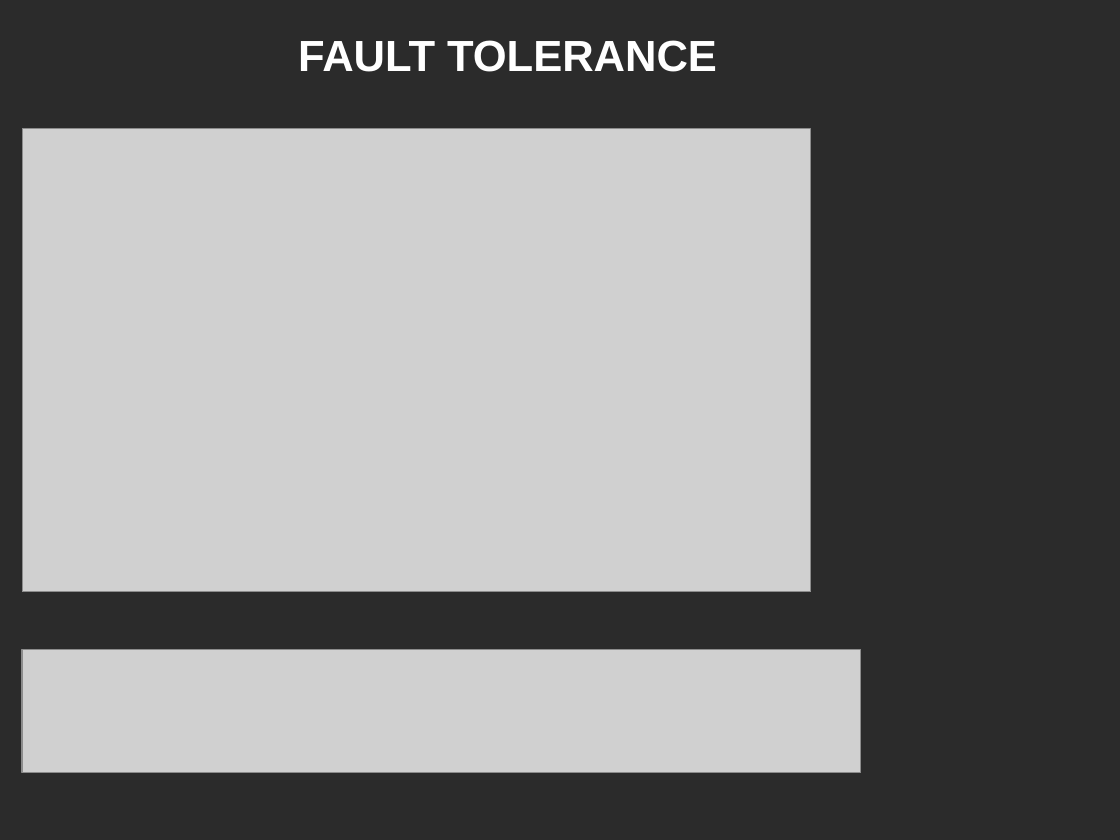
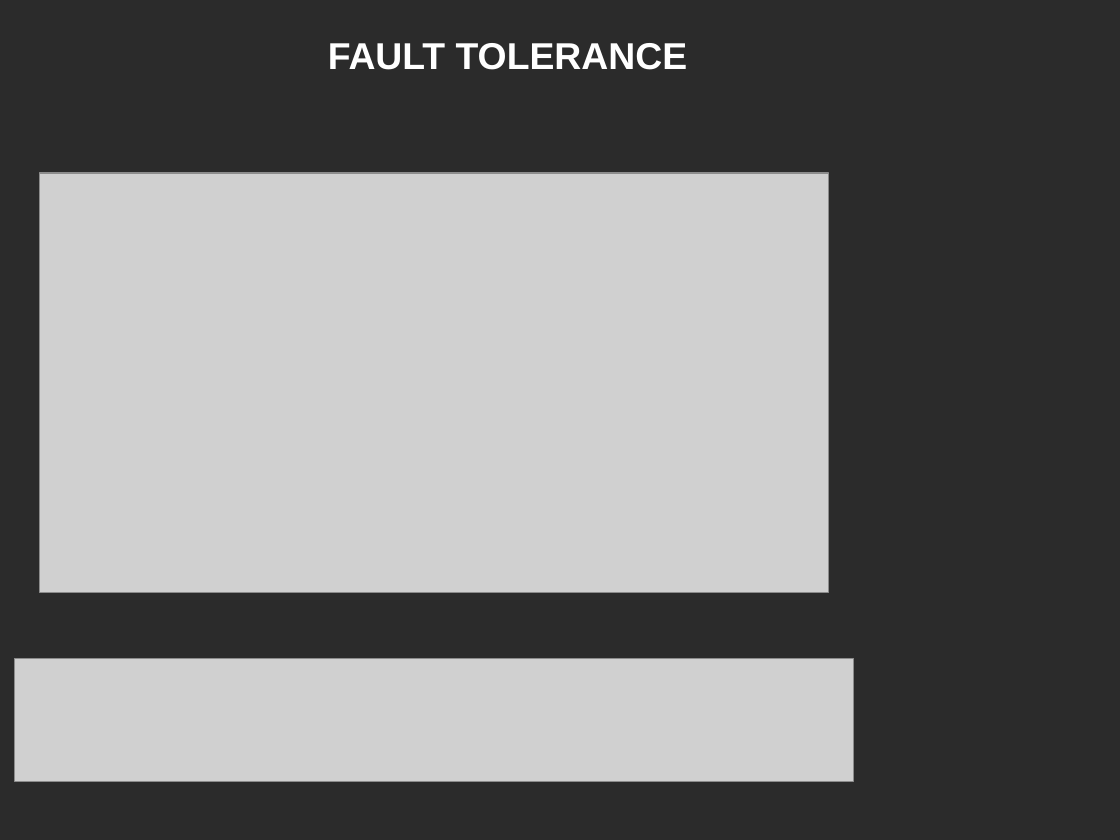
Before and after one commit to AsadujamanNur/BattleShip-Game, a slide deck: slide 10 of Final Presentation/BATTLESHIP GAME FINAL PRESENTATION.pptx. Drawn at 1120x840 pixels with LibreOffice and Linux fonts; fonts in the diff are those of the drawing; grey boxes stand for pictures; background and template pictures are left out; a plain dark background stands for a picture behind light text. Boxes give left, top, right and bottom in pixels: in the first picture for what was removed or moved away, otherwise in the second. Text is boxed around its words. In the diff, an @@ line names an element or a change of style, - is before the commit and + after.

```diff
--- a/Final Presentation/BATTLESHIP GAME FINAL PRESENTATION.pptx
+++ b/Final Presentation/BATTLESHIP GAME FINAL PRESENTATION.pptx
@@ title "FAULT TOLERANCE" at bbox=[328, 43, 688, 70]: size 28 to 24 pt @@
@@ picture: place and size @@
-picture at bbox=[22, 129, 811, 591]
+picture at bbox=[39, 174, 828, 592]
@@ picture: place and size @@
-picture at bbox=[22, 650, 861, 773]
+picture at bbox=[15, 659, 853, 782]
```
Also in this commit, not shown: 1 other slide changed.
